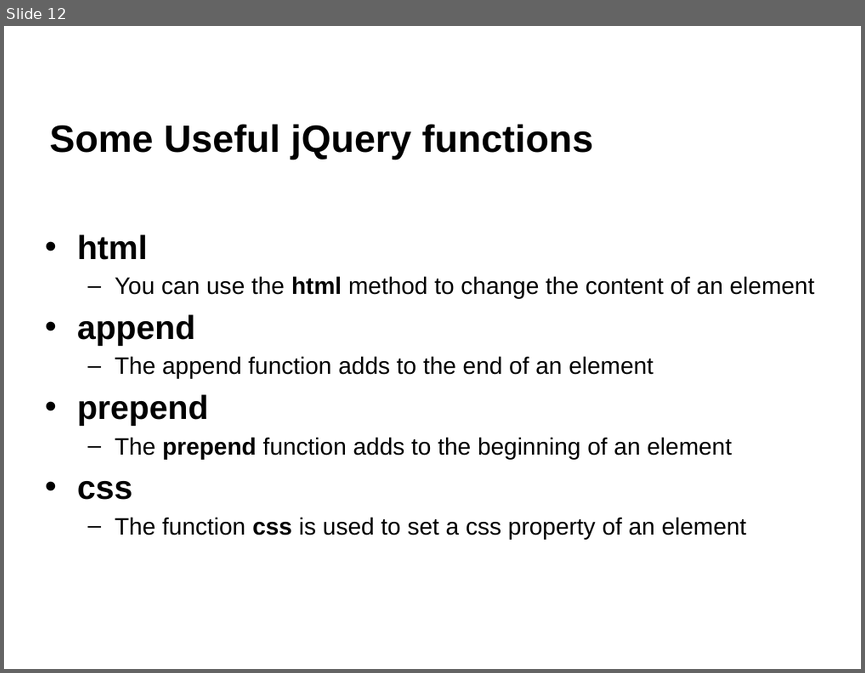
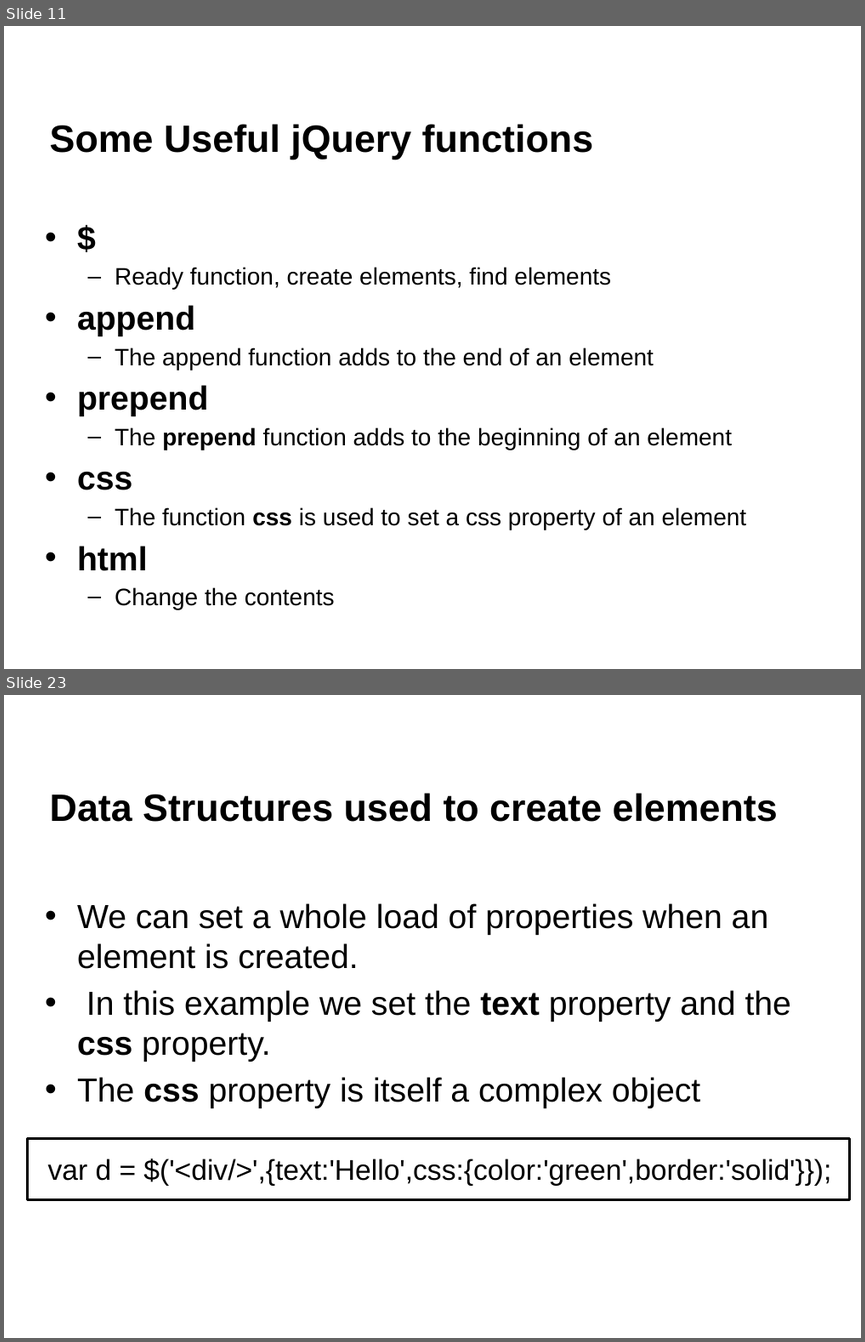
Before and after one commit to napier40000036/jQueryTutorial, a slide deck: jQuery L01 Introduction.pptx. Shown one above the other, each under a label of ours: slide 12 before the commit, slides 11 and 23 after it; the slides between them are not shown. The pictures are 865x673 and 865x1342 pixels, drawn with LibreOffice and Linux fonts; fonts in the diff are those of the drawing; background and template pictures are left out. Boxes give left, top, right and bottom in pixels: in the first picture for what was removed or moved away, otherwise in the second. Text is boxed around its words. In the diff, an @@ line names an element or a change of style, - is before the commit and + after.

```diff
--- a/jQuery L01 Introduction.pptx
+++ b/jQuery L01 Introduction.pptx
@@ slide 23 added at (4,695,861,1338), background #FFFFFF @@
@@ title added at (50,793,778,822), 32 pt, text #000000, bold @@
+Data Structures used to create elements
@@ text added at (77,903,791,1108), 28 pt, text #000000 @@
+• We can set a whole load of properties when an element is created.
+• In this example we set the text property and the css property.
+• The css property is itself a complex object
@@ rectangle added at (28,1138,850,1199), fill #FFFFFF, outline #000000 2 pt, 24 pt, text #000000 @@
+var d = $('<div/>',{text:'Hello',css:{color:'green',border:'solid'}});
@@ what was slide 12 is now slide 11 @@
@@ slide 11 changed as well @@
@@ text "$": place and size @@
-text "$" at (77,234,815,539)
+text "$" at (77,267,747,609)
@@ text at (114,267,611,290): text changed @@
-• html
-  – You can use the html method to change the content of an element
+• $
+  – Ready function, create elements, find elements
@@ text at (77,545,335,609): paragraphs added @@
+• html
+  – Change the contents
```
Also in this commit, not shown: 6 other slides changed, 15 other slides added, 3 slides removed, 2 other files.
